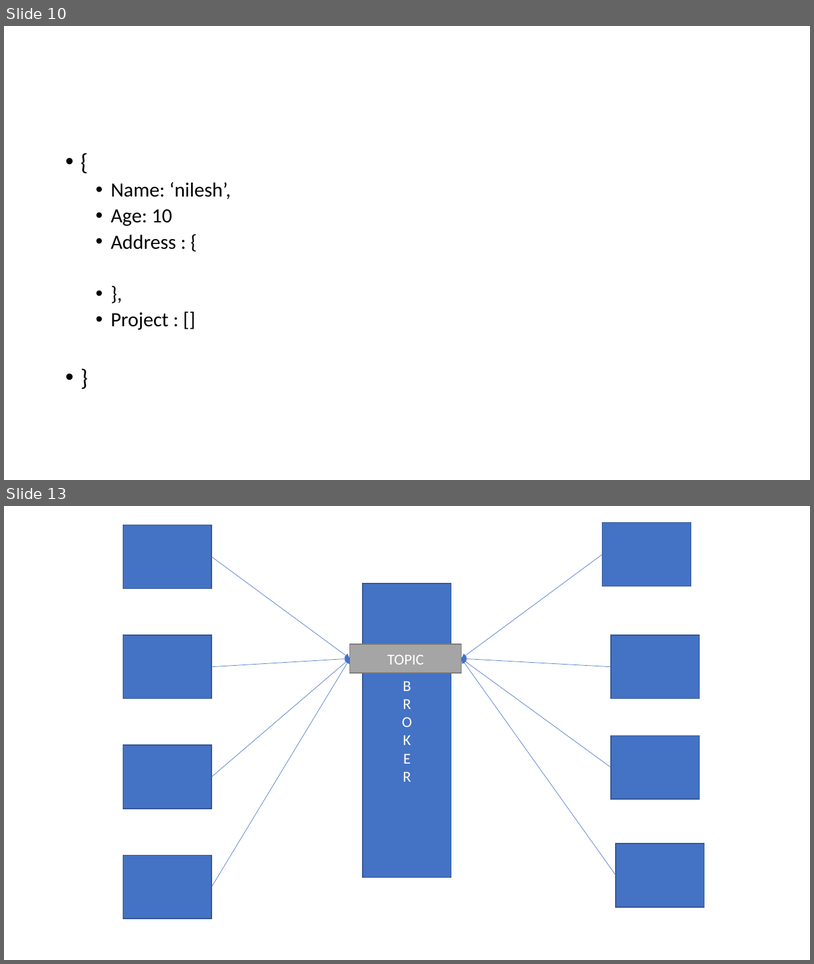
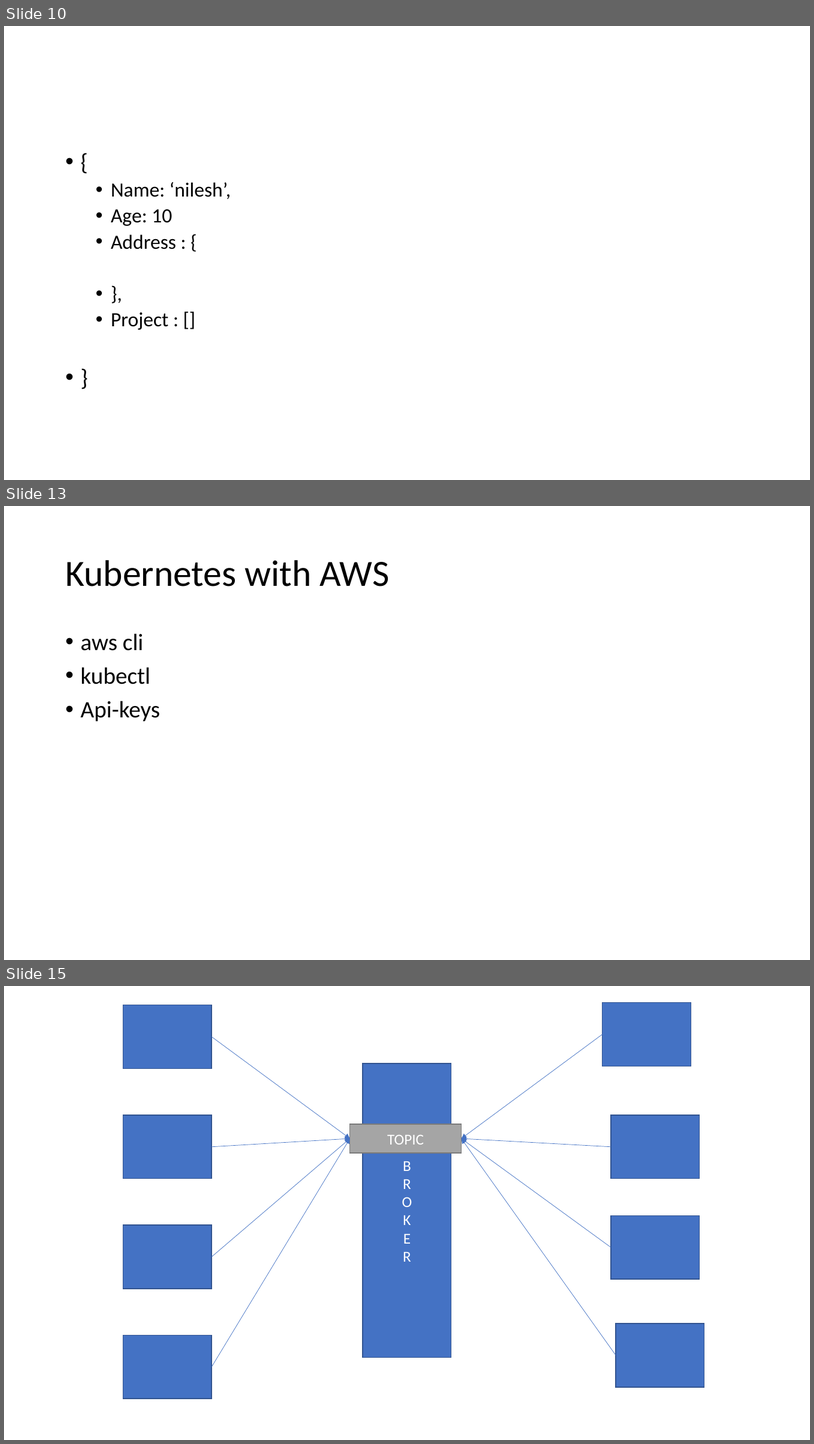
Before and after one commit to nileshdevdas/advaws, a slide deck: AWSPresentation1.pptx. Shown one above the other, each under a label of ours: slides 10 and 13 before the commit, slides 10, 13 and 15 after it; the slides between them are not shown. The pictures are 814x964 and 814x1444 pixels, drawn with LibreOffice and Linux fonts; fonts in the diff are those of the drawing. Boxes give left, top, right and bottom in pixels: in the first picture for what was removed or moved away, otherwise in the second. Text is boxed around its words. In the diff, an @@ line names an element or a change of style, - is before the commit and + after.

```diff
--- a/AWSPresentation1.pptx
+++ b/AWSPresentation1.pptx
@@ slide 13 added at [4,506,810,960], background #FFFFFF @@
@@ title added at [65,560,390,586], 44 pt, text #000000 @@
+Kubernetes with AWS
@@ text added at [81,633,161,721], 28 pt, text #000000 @@
+• aws cli
+• kubectl
+• Api-keys
@@ what was slide 13 is now slide 15 @@
```
Also in this commit, not shown: 2 slides changed, 2 other slides added, 1 slide removed, 2 other files.
